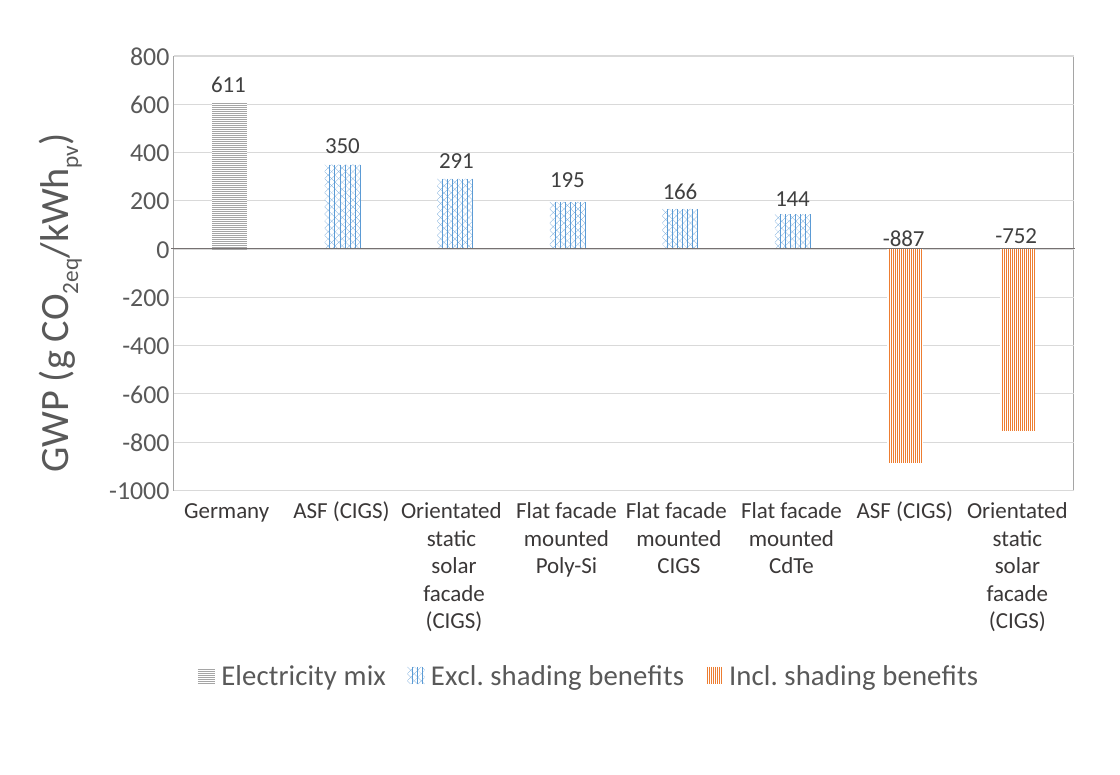
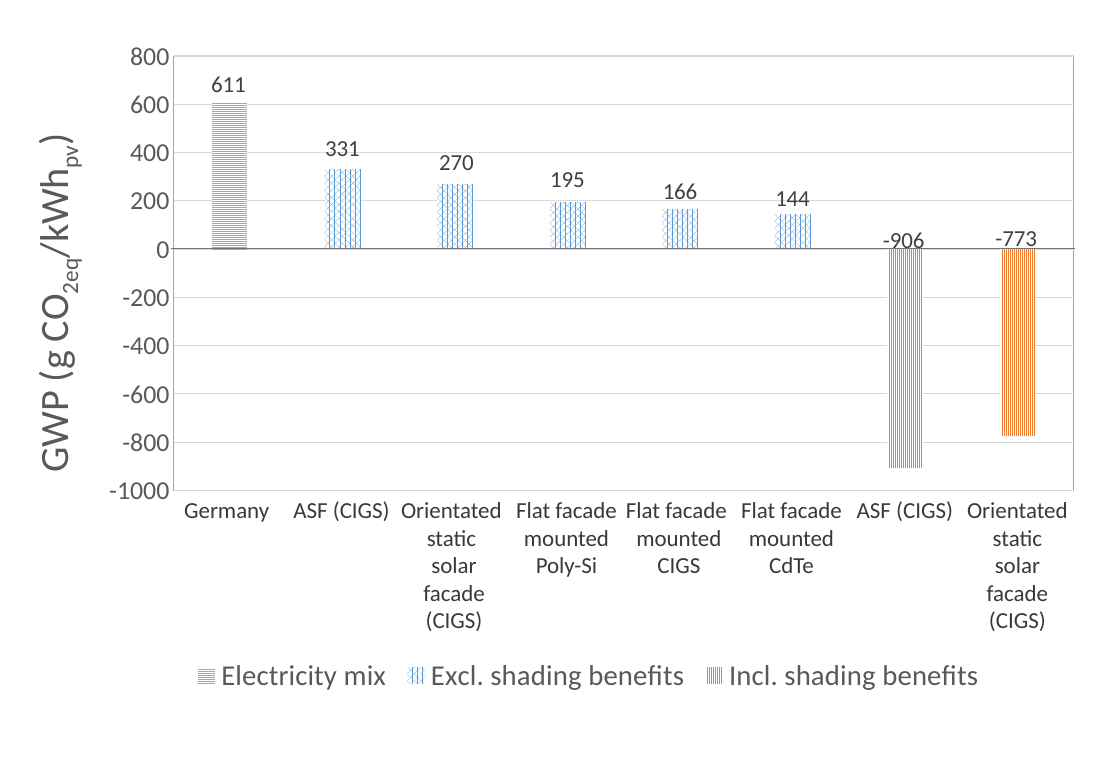
Before and after one commit to architecture-building-systems/LCA_Paper, a slide deck: slide 31 of elsarticle/Images/Thesis charts.pptx. Drawn at 1120x775 pixels with LibreOffice and Linux fonts; fonts in the diff are those of the drawing. Boxes give left, top, right and bottom in pixels: in the first picture for what was removed or moved away, otherwise in the second. Text is boxed around its words. In the diff, an @@ line names an element or a change of style, - is before the commit and + after.

```diff
--- a/elsarticle/Images/Thesis charts.pptx
+++ b/elsarticle/Images/Thesis charts.pptx
@@ column stacked chart at bbox=[25, 38, 1094, 704] @@
@@ Excl. shading benefits, 2: 350 to 331 @@
@@ Excl. shading benefits, 3: 291 to 270 @@
@@ Incl. shading benefits, 7: -887 to -906 @@
@@ Incl. shading benefits, 8: -752 to -773 @@
```
Also in this commit, not shown: 2 other slides changed, 1 other file.
